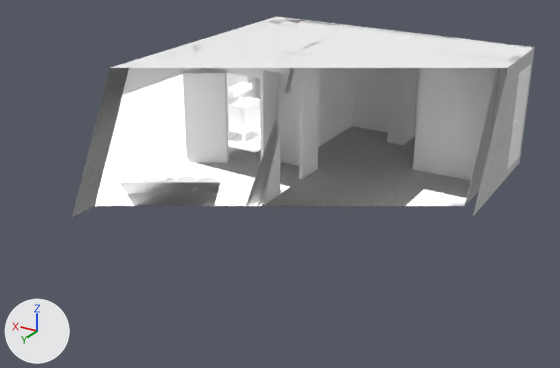
The glTF model t2_a11_export/t2_a11.gltf, before and after one commit.
The view is the same before and after, from a camera (50 mm lens) standing at (-10.63, 9.01, 6.43) and looking at (-3.23, -3.33, 0.26). Arrows for +X, +Y and +Z are at lower left; the lights stay in place. Everything nearer to the camera than a plane just in front of the edit is cut away. Where no turn or scale is listed for an object, it has been applied to the vertices.

The first picture shows 'base_bed', 'blanket', 'books', 'ceiling_01', 'contemporary_parent_bed_shadowplane', 'door_01', 'ground_bed_01', 'ground_kitchen_01', 'ground_living_01', 'interior_door_panel_02', 'masonry_01', 'panels_bathfurniture_batigreen_londres800_provence'.
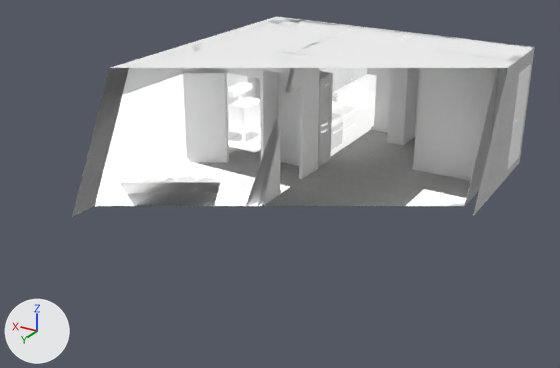
What differs and where, as boxes [x1, y1, x2, y2] in the pictures (560 x 368 px):
'contemporary_kitchen_basic_s_base', added
    after: [320, 68, 377, 156]
    faces in mat_contemporary_kitchen_resin_bianco_burro: [331, 97, 375, 156]
    faces in mat_contemporary_kitchen_caribe_bianco_luna: [332, 74, 377, 123]
    faces in mat_contemporary_kitchen_resin_grigrio_atlantico: [320, 68, 368, 92]
'contemporary_kitchen_basic_s_fridge', added
    after: [318, 71, 333, 167]
'contemporary_kitchen_basic_s_sink', added
    after: [333, 84, 373, 134]
    faces in mat_ceramic_dark1 (its picture is missing): [333, 93, 373, 134]
'contemporary_kitchen_basic_s_oven', added
    after: [331, 121, 343, 150]
'contemporary_kitchen_basic_s_microwave', added
    after: [346, 68, 357, 85]
'contemporary_kitchen_basic_s_hob', added
    after: [332, 113, 341, 121]

Diff of the bpy script that builds the scene:
```diff
--- a/t2_a11_export/t2_a11.gltf.py
+++ b/t2_a11_export/t2_a11.gltf.py
@@ mat_contemporary_kitchen_resin_grigrio_atlantico @@
+mat_contemporary_kitchen_resin_grigrio_atlantico = bpy.data.materials.new('contemporary_kitchen_resin_grigrio_atlantico')
+# uses the picture img_contemporary_kitchen_basic_s_vraytotallightingmap_jpg
+# uses the picture img_contemporary_kitchen_resin_grigio_atlantico_jpg
@@ mat_contemporary_kitchen_caribe_bianco_luna @@
+mat_contemporary_kitchen_caribe_bianco_luna = bpy.data.materials.new('contemporary_kitchen_caribe_bianco_luna')
+# uses the picture img_contemporary_kitchen_basic_s_vraytotallightingmap_jpg
+# uses the picture img_contemporary_kitchen_caribe_bianco_luna_jpg
@@ mat_contemporary_kitchen_resin_bianco_burro @@
+mat_contemporary_kitchen_resin_bianco_burro = bpy.data.materials.new('contemporary_kitchen_resin_bianco_burro')
+# uses the picture img_contemporary_kitchen_basic_s_vraytotallightingmap_jpg
+# uses the picture img_contemporary_kitchen_resin_bianco_burro_jpg
@@ mat_kitchen_hob @@
+mat_kitchen_hob = bpy.data.materials.new('kitchen_hob')
+# uses the picture img_contemporary_kitchen_basic_s_vraytotallightingmap_jpg
+# uses the picture img_kitchen_hob_albedo_jpg
@@ mat_kitchen_microwave @@
+mat_kitchen_microwave = bpy.data.materials.new('kitchen_microwave')
+# uses the picture img_contemporary_kitchen_basic_s_vraytotallightingmap_jpg
+# uses the picture img_kitchen_microwave_albedo_jpg
@@ mat_kitchen_oven @@
+mat_kitchen_oven = bpy.data.materials.new('kitchen_oven')
+# uses the picture img_contemporary_kitchen_basic_s_vraytotallightingmap_jpg
+# uses the picture img_kitchen_oven_albedo_jpg
@@ mat_chrome_001 @@
+mat_chrome_001 = bpy.data.materials.new('chrome.001')
+# colours: white #ffffff
+# uses the picture img_contemporary_kitchen_basic_s_vraytotallightingmap_jpg
@@ ob_contemporary_kitchen_basic_s_base @@
+ob_contemporary_kitchen_basic_s_base = bpy.data.objects.new('contemporary_kitchen_basic_s_base', me_contemporary_kitchen_basic_s_base)  # 316 vertices, 562 faces; spans x -0.31..0.31, y -1.17..1.17, z -1.01..1.01
+ob_contemporary_kitchen_basic_s_base.location = (-2.86, -6.83, 1.01)
@@ ob_contemporary_kitchen_basic_s_fridge @@
+ob_contemporary_kitchen_basic_s_fridge = bpy.data.objects.new('contemporary_kitchen_basic_s_fridge', me_contemporary_kitchen_basic_s_fridge)  # 243 vertices, 474 faces; spans x -0.36..0.3, y -0.3..0.3, z -1.01..1.01; in mat_contemporary_kitchen_resin_fridge (picture img_color_grey_jpg)
+ob_contemporary_kitchen_basic_s_fridge.location = (-2.85, -5.35, 1.01)
@@ ob_contemporary_kitchen_basic_s_hob @@
+ob_contemporary_kitchen_basic_s_hob = bpy.data.objects.new('contemporary_kitchen_basic_s_hob', me_contemporary_kitchen_basic_s_hob)  # 32 vertices, 60 faces; spans x -0.26..0.26, y -0.288..0.288, z -0.004..0.004
+ob_contemporary_kitchen_basic_s_hob.location = (-2.87, -5.95, 0.89)
@@ ob_contemporary_kitchen_basic_s_microwave @@
+ob_contemporary_kitchen_basic_s_microwave = bpy.data.objects.new('contemporary_kitchen_basic_s_microwave', me_contemporary_kitchen_basic_s_microwave)  # 24 vertices, 44 faces; spans x -0.009..0.009, y -0.292..0.292, z -0.198..0.201
+ob_contemporary_kitchen_basic_s_microwave.location = (-2.91, -7.12, 1.6)
@@ ob_contemporary_kitchen_basic_s_oven @@
+ob_contemporary_kitchen_basic_s_oven = bpy.data.objects.new('contemporary_kitchen_basic_s_oven', me_contemporary_kitchen_basic_s_oven)  # 24 vertices, 44 faces; spans x -0.009..0.009, y -0.292..0.292, z -0.273..0.273
+ob_contemporary_kitchen_basic_s_oven.location = (-3.16, -5.95, 0.47)
@@ ob_contemporary_kitchen_basic_s_sink @@
+ob_contemporary_kitchen_basic_s_sink = bpy.data.objects.new('contemporary_kitchen_basic_s_sink', me_contemporary_kitchen_basic_s_sink)  # 802 vertices, 1574 faces; spans x -0.3..0.27, y -1.14..1.14, z -0.32..0.32; in mat_ceramic_dark1 (its picture is missing)
+ob_contemporary_kitchen_basic_s_sink.location = (-2.9, -6.83, 0.93)
```
